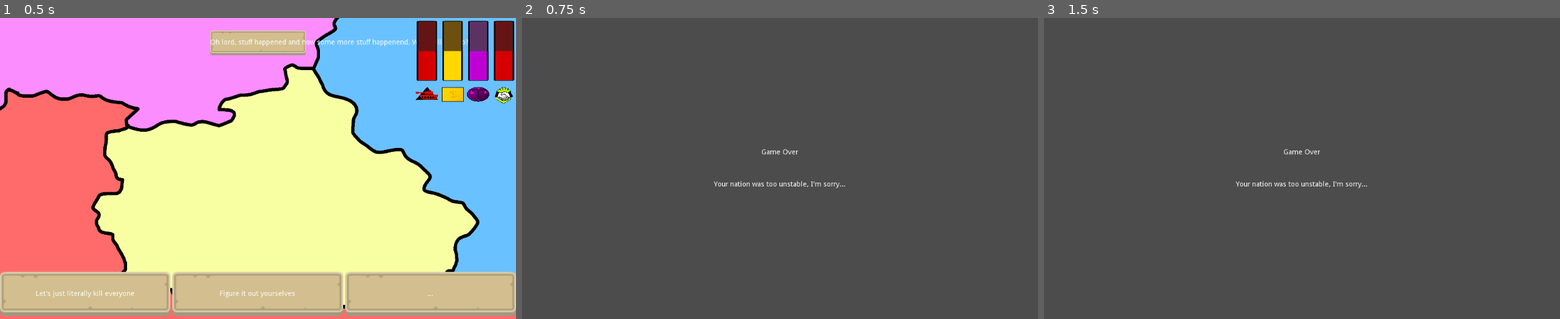
Above: before the commit, frames 1-3 (left to right).
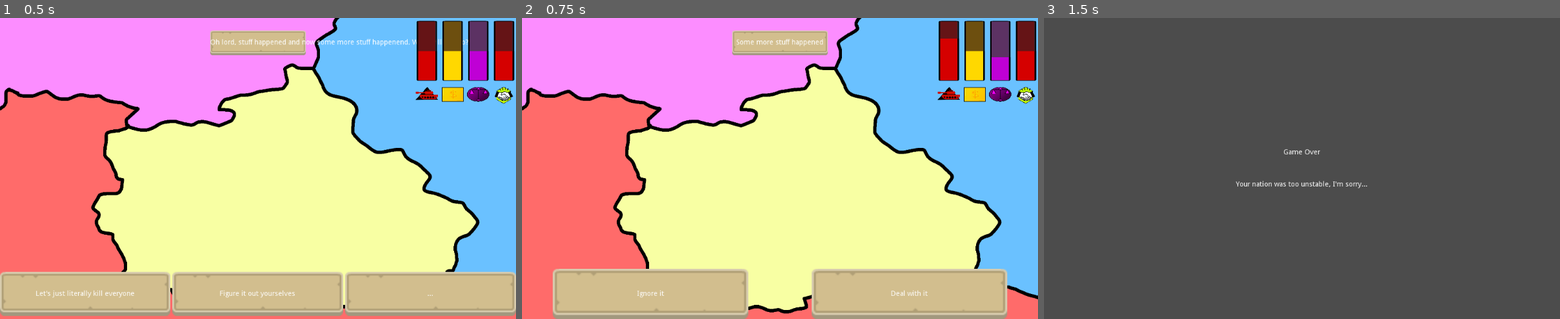
Above: after the commit, the same moments.

Repository: dsg-jam/LD49
Game: Godot game, scene res://scenes/overview.tscn
The game is run twice, just before and just after one commit, with the same random seed, the same clock (stepped at 60 frames per second) and the same inputs.
Inputs (mouse positions are in pixels of both pictures, inside the frame that each line leads up to):
- Up to frame 1 (0.5 s): no input
- Up to frame 2 (0.75 s): click "Let's just literally kill eve…" at 0.5 s
- Up to frame 3 (1.5 s): click (1173, 294) at 1.25 s, where only the run after the commit has a clickable "Ignore it"

Frame 1 is identical in both runs. In frame 2, 100% of the frame differs, in the area x 0-100%, y 0-100%; in frame 3, nothing differs.

Commit message:
remove unnecessary signal

Diff:
--- a/scripts/ui/option.gd
+++ b/scripts/ui/option.gd
@@ -1,11 +1,6 @@
 extends Control
-
-signal pressed
 
 onready var label := $Label
 
 func setup(option: LGameDecision.Option) -> void:
 	label.text = option.text
-
-func _on_Button_pressed() -> void:
-	emit_signal("pressed")
--- a/ui/option.tscn
+++ b/ui/option.tscn
@@ -28,5 +28,3 @@
 __meta__ = {
 "_edit_use_anchors_": false
 }
-
-[connection signal="button_up" from="." to="." method="_on_Button_pressed"]
